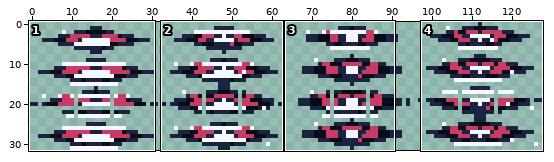
Pixel-art file, stored at game/assets/source/animation/weapon_wildfire_attack.aseprite. The picture above shows the old version from afar; the outline marks the close-up.
Close-up. Earlier state:
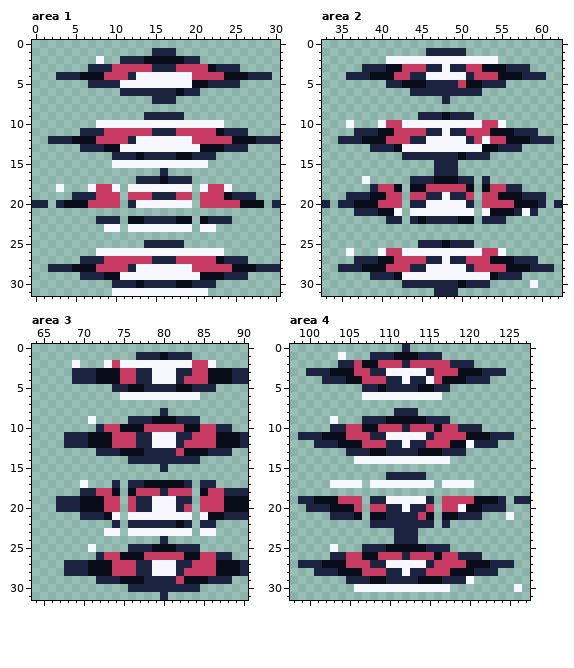
128x32 pixels, 1 frame. Shown: area 1: x 0..30, y 0..31; area 2: x 33..62, y 0..31; area 3: x 64..90, y 0..31; area 4: x 98..127, y 0..31.
The same view after the edit:
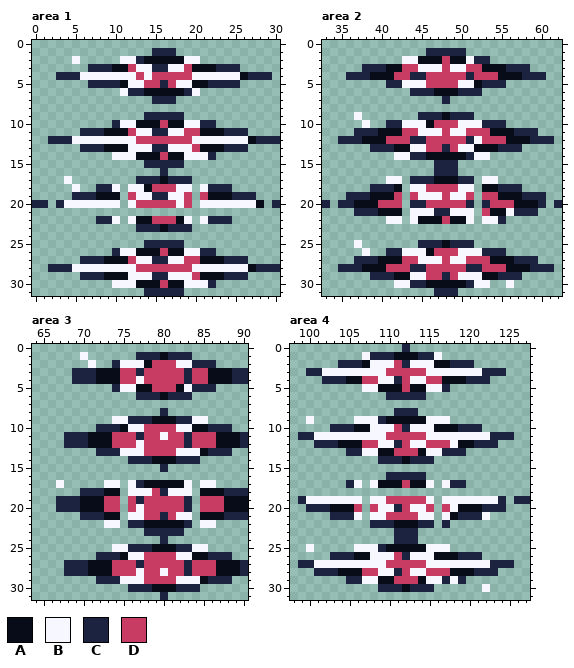
Palette (. is transparent): A #080b18  B #f6f7ff  C #1b2340  D #c83b62
Author's note on the commit: fix(art): distinguish evolved weapon attack animations
Changes in this commit:
Area 1:
y 2: x 5 . -> B; x 8 B -> .; x 11..12 CC -> BB; x 19..20 CC -> BB
y 3: x 10..11 DD -> AA; x 13..14 DD -> BB; x 17..18 CD -> BB; x 20..21 DD -> AA
y 4: x 6..13 AAADDDCB -> BBBBBBBD; x 15..25 BBBBBDDDDAA -> DDDDDBBBBBB
y 5: x 11 B -> A; x 14..17 BBBB -> DDCD
y 6: x 11 C -> B; x 14..17 CCCC -> AAAA; x 20 C -> B
y 10: x 8..10 BBB -> ..C; x 13..18 BBBBBB -> AAADAA; x 21..23 BBB -> CC.
y 11: x 9..11 DDD -> AAA; x 13..14 DD -> BB; x 17..18 CD -> BB; x 21..22 DD -> AA
y 12: x 5..26 AAADDDDCBBBBBBBDDDDDAA -> BBBBBBBBDDDDDDDBBBBBBB
y 13: x 11 B -> A; x 15..16 BB -> CC; x 20 B -> D
y 14: x 10..12 CCC -> BBB; x 14..17 CCCC -> AADA; x 19..21 ACC -> BBB
y 15: x 10..21 BBBBBBBBBBBB -> ....CCCCC...
y 17: x 4 . -> B
y 18: x 3 B -> .; x 5 . -> B; x 7..9 BDD -> .CC; x 14..17 BBBB -> ADDD; x 22..24 DDB -> CCC
y 19: x 8..10 DDD -> AAA; x 13..14 DD -> BB; x 17..18 CD -> BB; x 22..23 DD -> AA
y 20: x 4..10 AAADDDD -> BBBBBBB; x 12..17 CBBBBB -> BDDDDD; x 19 B -> D; x 21..27 DDDDDAA -> BBBBBBB
y 22: x 10 C -> B; x 12 A -> B; x 14..17 CCCC -> ADDD; x 19 A -> B; x 21 A -> B
y 23: x 9..10 BB -> ..; x 12..19 BBBBBBBB -> .CCCACCC; x 21..22 BB -> ..
y 26: x 8..10 BBB -> ..C; x 13..18 BBBBBB -> AAADAA; x 21..23 BBB -> CC.
y 27: x 9..11 DDD -> AAA; x 13..14 DD -> BB; x 17..18 CD -> BB; x 21..22 DD -> AA
y 28: x 5..26 AAADDDDCBBBBBBBDDDDDAA -> BBBBBBBBDDDDDDDBBBBBBB
y 29: x 11 B -> A; x 15..16 BB -> CC; x 20 B -> D
y 30: x 10..12 CCC -> BBB; x 14..17 CCCC -> AADA; x 19..21 ACC -> BBB
y 31: x 10..21 BBBBBBBBBBBB -> ....CCCCC...
Area 2:
y 2: x 41..42 BB -> ..; x 45..50 BBBBBB -> AAADAA; x 52..54 BBB -> CC.
y 3: x 45..50 DCCBCC -> BBBDBB
y 4: x 46..50 BBBBB -> DDDDD
y 5: x 43..51 AAACCCCDA -> BBBDDDDBB
y 6: x 47..49 CCC -> AAA
y 9: x 37 . -> B
y 10: x 36 B -> .; x 38 . -> B; x 40..42 BDD -> .CC; x 46..49 BBBB -> ADDD; x 53..55 DDB -> CCC
y 11: x 42 D -> A; x 45..50 DCCBCC -> BBBDBB
y 12: x 46..50 BBBBB -> DDDDD; x 52..53 DB -> BD
y 13: x 43 B -> A; x 46..49 BBBB -> DDCD; x 52 B -> A
y 14: x 42..43 .C -> BB; x 46..49 CCCC -> AAAA; x 52..53 CC -> BB
y 17: x 38 B -> .; x 41..42 .. -> BB; x 53..54 C. -> BB
y 18: x 40..41 DD -> CC; x 44..45 AA -> BB; x 50..51 DA -> BB; x 54..55 DD -> AC
y 19: x 41 D -> A; x 45..50 DCCBCC -> BBBDBB
y 20: x 46..50 BBBBB -> DDDDD; x 53 D -> C
y 21: x 42 B -> A; x 47..48 BB -> CC; x 53 B -> D; x 56 A -> B; x 58 B -> C
y 22: x 41..42 CC -> BB; x 44 C -> B; x 46..49 CCCC -> AADA; x 51 A -> B; x 53..54 CC -> BB
y 25: x 37 . -> B
y 26: x 36 B -> .; x 38 . -> B; x 40..42 BDD -> .CC; x 46..49 BBBB -> ADDD; x 53..55 DDB -> CCC
y 27: x 42 D -> A; x 45..50 DCCBCC -> BBBDBB
y 28: x 46..50 BBBBB -> DDDDD; x 52 D -> C
y 29: x 43 B -> A; x 46..49 BBBB -> DDCD; x 53 B -> A
y 30: x 42..43 .C -> BB; x 46..49 CCCC -> AAAA; x 52..53 CC -> BB; x 56 . -> B; x 59 B -> .
Area 3:
y 1: x 70 . -> B
y 2: x 69 B -> .; x 71 . -> B; x 73..74 BD -> .C; x 78..81 BBBB -> ADDD; x 84..86 DDB -> CCC
y 3: x 78..82 CBBBC -> DDDDD
y 4: x 77..83 CCBBBCD -> BDDDDDC
y 5: x 75..76 CA -> BB; x 78..81 CCCC -> ADDD; x 83 A -> B
y 6: x 75..84 BBBBBBBBBB -> ..CCCACCC.
y 9: x 71 B -> .; x 74..75 .. -> BB; x 84..85 C. -> BB
y 10: x 73..74 DD -> CC; x 76..77 AA -> BB; x 82..83 DA -> BB; x 85..86 DD -> AC
y 11: x 78..79 CB -> DD; x 81..82 BC -> DD
y 12: x 77..83 CCBBBCD -> BDDDDDC
y 13: x 75..84 AAACCCCDAA -> BBBDDDDBBB
y 14: x 79..81 CCC -> AAA
y 17: x 67 . -> B; x 70 B -> .; x 73..74 .C -> BB; x 76 C -> B; x 83 C -> B; x 85..86 CC -> BB
y 18: x 72..73 DD -> CA; x 76..78 ADD -> BBB; x 81..83 DDD -> BBB; x 86..87 DD -> AA
y 19: x 78..82 CBBBC -> DDDDD
y 20: x 77..83 CCBBBCD -> BDDDDDC
y 21: x 74 B -> A; x 78..81 BBBB -> DDCD; x 85 B -> A
y 22: x 73..74 .C -> BB; x 78..81 CCCC -> AAAA; x 85..86 CC -> BB
y 23: x 73..74 BB -> ..; x 76..83 BBBBBBBB -> ..CCCCC.; x 85..86 BB -> ..
y 25: x 71 B -> .; x 74..75 .. -> BB; x 84..85 C. -> BB
y 26: x 73..74 DD -> CC; x 76..77 AA -> BB; x 82..83 DA -> BB; x 85..86 DD -> AC
y 27: x 78..82 CBBBC -> DDDDD
y 28: x 77..79 CCB -> BDD; x 81..83 BCD -> DDC
y 29: x 75..84 AAACCCCDAA -> BBBDDDDBBB
y 30: x 79..81 CCC -> AAA
Area 4:
y 1: x 104 B -> .; x 107 . -> B; x 116 C -> B
y 2: x 106 D -> C; x 108..110 ADD -> BBB; x 113..117 DDDDD -> BBBAA
y 3: x 102..121 CAAADDCCBBBBBCDDDAAA -> BBBBBBBBDDDDDBBBBBBB
y 4: x 109..110 DC -> BB; x 112..115 BCCB -> DBBD
y 5: x 107..108 CC -> BB; x 110..113 CCCC -> AADA; x 115..116 AC -> BB
y 6: x 107..116 BBBBBBBBBB -> ...CCCCC..
y 9: x 100 . -> B; x 103 B -> .; x 106..108 .CC -> BBB; x 115..117 CCC -> BBB
y 10: x 105..106 DD -> CA; x 108..110 ADD -> BBB; x 113..115 DDD -> BBB; x 117..118 DD -> AA
y 11: x 101..122 CAAADDDCCBBBBBCDDDDAAA -> BBBBBBBBBDDDDDBBBBBBBB
y 12: x 109..110 DC -> BB; x 112..114 BCC -> DBB; x 118 A -> B; x 120 B -> A
y 13: x 107..108 CA -> BB; x 110..113 CCCC -> ADDD; x 115..116 AA -> BB
y 14: x 106..117 BBBBBBBBBBBB -> ...CCCACCC..
y 17: x 103..105 BBB -> ..C; x 109..114 BBBBBB -> AAADAA; x 118..120 BBB -> CC.
y 19: x 100..106 CAAADDD -> BBBBBBB; x 108..115 CCBBBBBC -> BBDDDDDB; x 117..123 DDDDAAA -> BBBBBBB
y 20: x 109..110 DC -> BB; x 112..114 BCC -> DBB; x 118..119 DB -> BA
y 21: x 106 A -> B; x 108..115 AACCCCDA -> BBDDDDBB; x 117 A -> B; x 122 . -> B; x 125 B -> .
y 22: x 111..113 CCC -> AAA
y 25: x 100 . -> B; x 103 B -> .; x 106..108 .CC -> BBB; x 115..117 CCC -> BBB
y 26: x 105..106 DD -> CA; x 108..110 ADD -> BBB; x 113..115 DDD -> BBB; x 117..118 DD -> AA
y 27: x 101..122 CAAADDDCCBBBBBCDDDDAAA -> BBBBBBBBBDDDDDBBBBBBBB
y 28: x 109..110 DC -> BB; x 112..114 BCC -> DBB
y 29: x 107..108 CA -> BB; x 110..113 CCCC -> ADDD; x 115..116 AA -> BB; x 118 C -> B; x 120 B -> .
y 30: x 106..117 BBBBBBBBBBBB -> ...CCCACCC..; x 122 . -> B; x 126 B -> .
